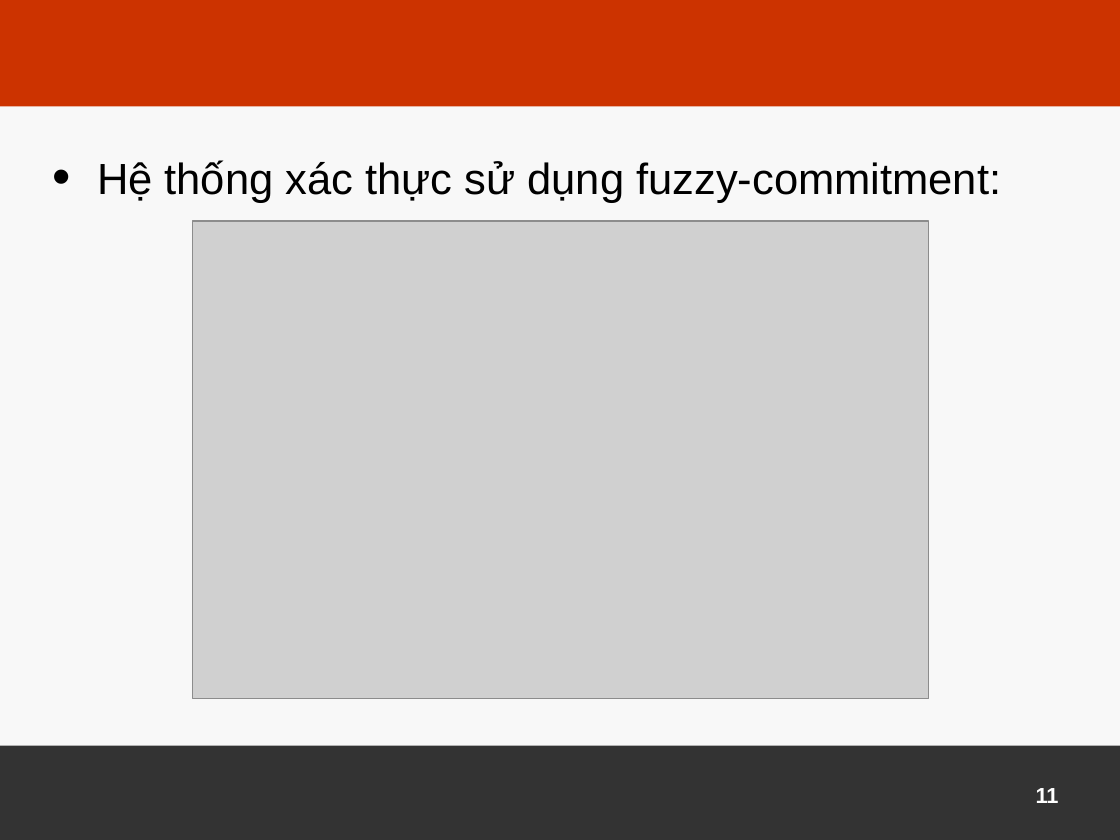
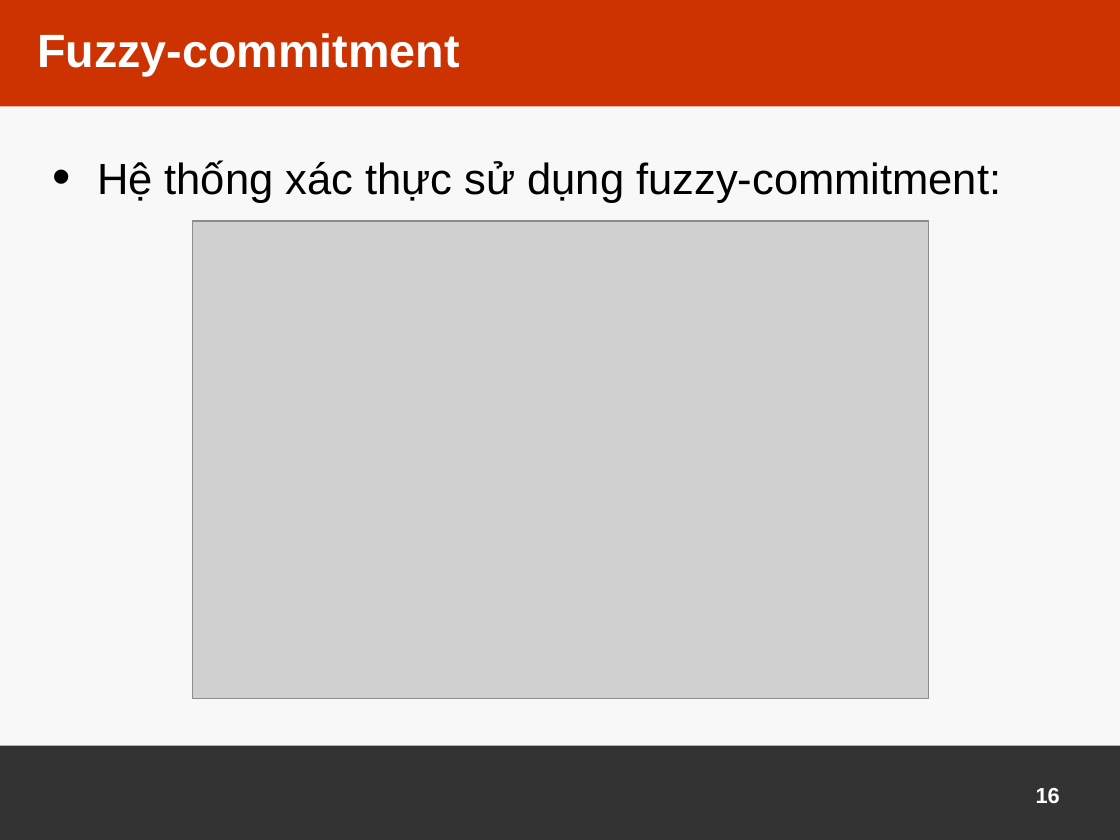
Before and after one commit to xnguyena2/test, a slide deck: slide 16 of Slide.pptx (slide 11 before the commit). Drawn at 1120x840 pixels with LibreOffice and Linux fonts; fonts in the diff are those of the drawing; grey boxes stand for pictures; background and template pictures are left out. Boxes give left, top, right and bottom in pixels: in the first picture for what was removed or moved away, otherwise in the second. Text is boxed around its words. In the diff, an @@ line names an element or a change of style, - is before the commit and + after.

```diff
--- a/Slide.pptx
+++ b/Slide.pptx
@@ title added at [37,33,459,76], 30 pt, text #FFFFFF, bold @@
+Fuzzy-commitment
@@ page number at [1036,788,1060,803]: text changed @@
-11
+16
```
Also in this commit, not shown: 2 other slides changed, 10 slides added, 2 other files.
